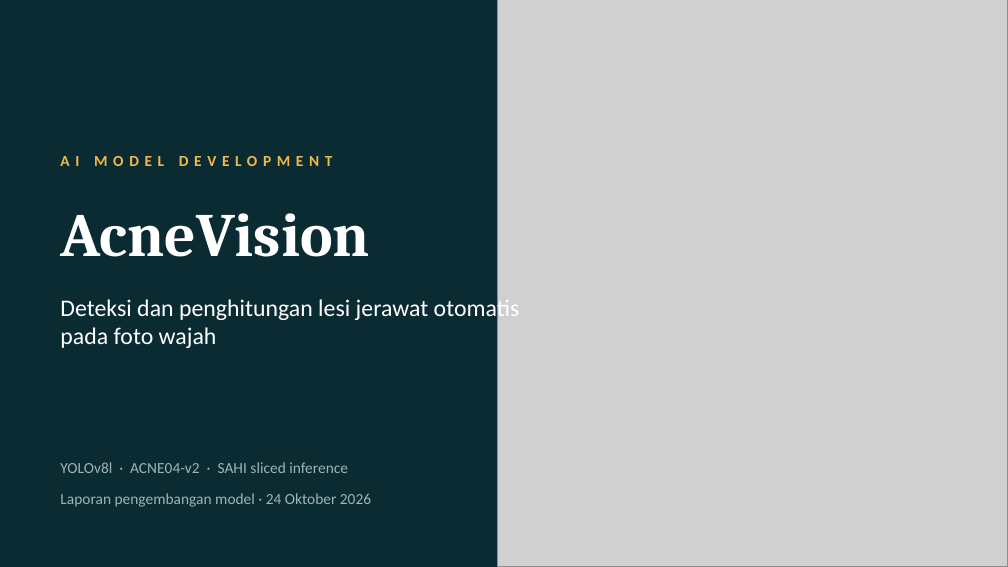
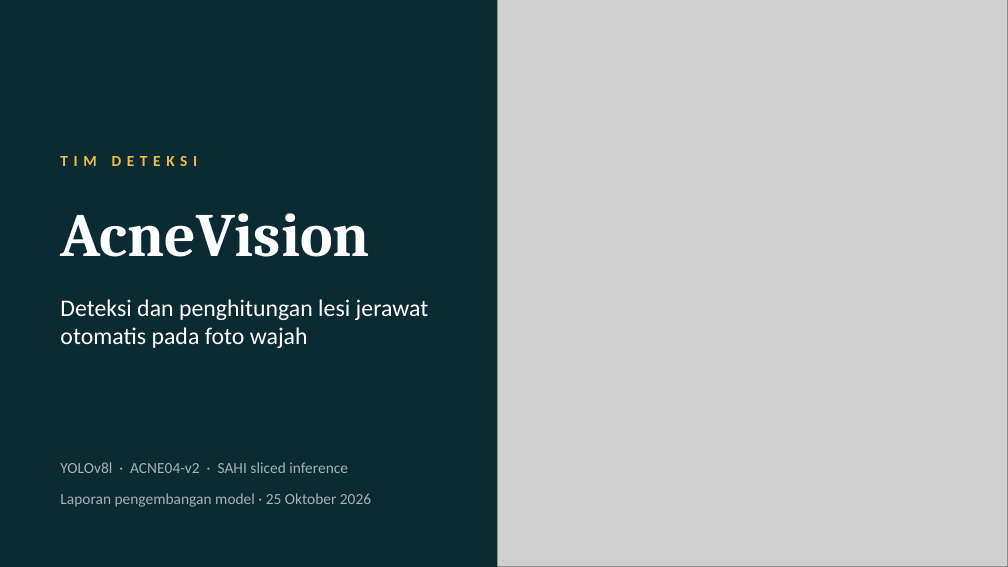
Before and after one commit to bintangprajudha/acnevision, a slide deck: slide 1 of presentasi/AcneVision_Presentasi.pptx. Drawn at 1008x567 pixels with LibreOffice and Linux fonts; fonts in the diff are those of the drawing; grey boxes stand for pictures. Boxes give left, top, right and bottom in pixels: in the first picture for what was removed or moved away, otherwise in the second. Text is boxed around its words. In the diff, an @@ line names an element or a change of style, - is before the commit and + after.

```diff
--- a/presentasi/AcneVision_Presentasi.pptx
+++ b/presentasi/AcneVision_Presentasi.pptx
@@ text at <box>60,156,198,166</box>: text changed @@
-AI MODEL DEVELOPMENT
+TIM DETEKSI
@@ text "Deteksi dan penghitungan lesi jerawat ..." rewrapped from <box>60,295,520,348</box> to <box>60,299,429,348</box> @@
@@ text at <box>60,493,371,507</box>: text changed @@
-Laporan pengembangan model · 24 Oktober 2026
+Laporan pengembangan model · 25 Oktober 2026
```
Also in this commit, not shown: 13 other slides changed, 25 other files.
